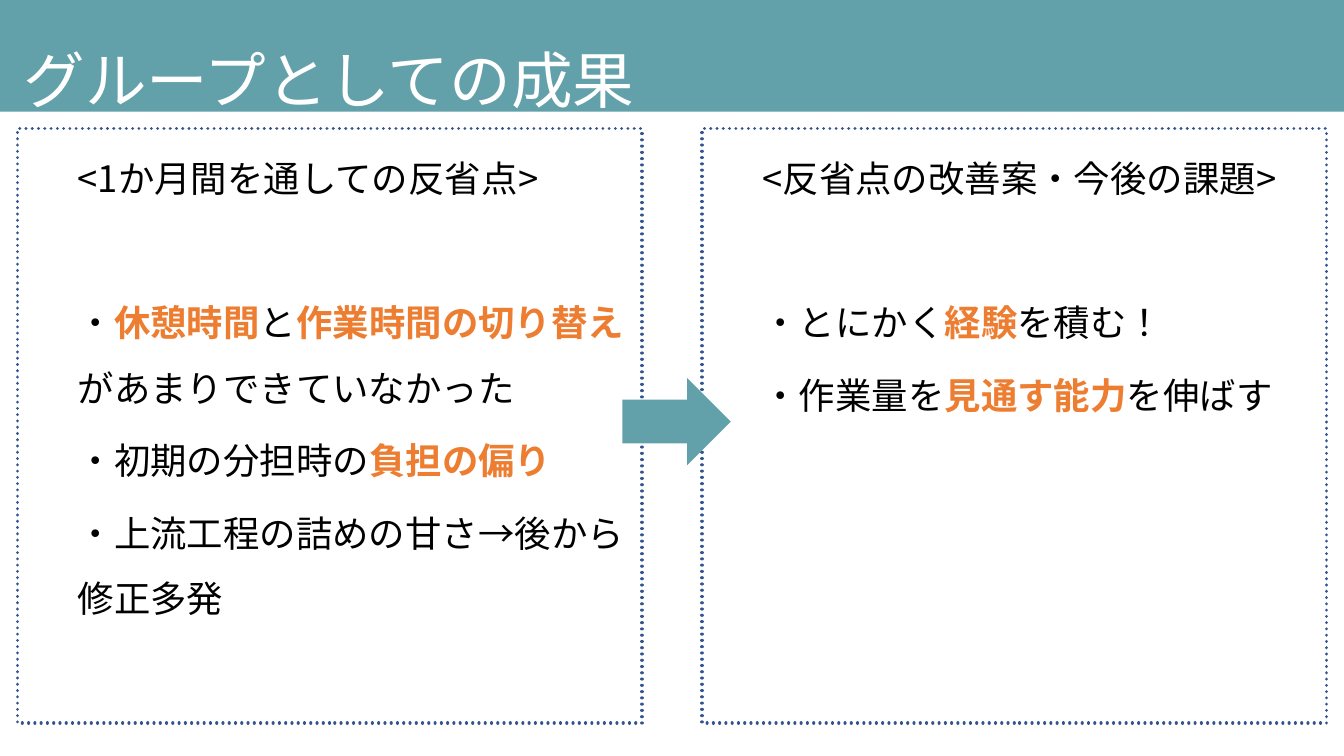
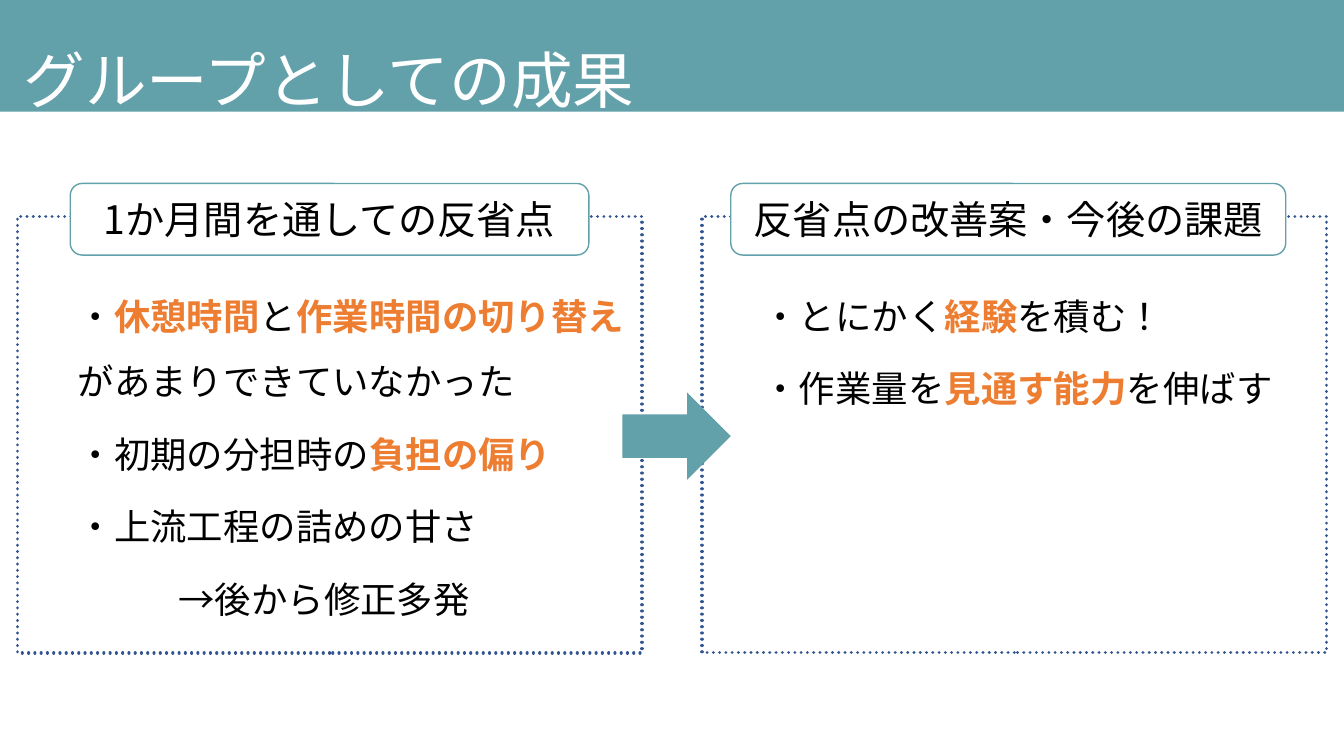
Before and after one commit to DOJO-2021/B-3, a slide deck: slide 12 of documents/発表スライド_ビーチサンダル.pptx. Drawn at 1344x756 pixels with LibreOffice and Linux fonts; fonts in the diff are those of the drawing. Boxes give left, top, right and bottom in pixels: in the first picture for what was removed or moved away, otherwise in the second. Text is boxed around its words. In the diff, an @@ line names an element or a change of style, - is before the commit and + after.

Commit message:
0628

```diff
--- a/documents/発表スライド_ビーチサンダル.pptx
+++ b/documents/発表スライド_ビーチサンダル.pptx
@@ text at [78, 161, 539, 195]: paragraph removed @@
-  <1か月間を通しての反省点>
@@ text in rectangle at [762, 161, 1276, 195]: paragraph removed @@
-  <反省点の改善案・今後の課題>
@@ rounded rectangle added at [71, 184, 589, 255], fill #FFFFFF, outline #62A0AA 1 pt, 28 pt, text #000000 @@
+1か月間を通しての反省点
@@ rounded rectangle added at [731, 184, 1287, 255], fill #FFFFFF, outline #62A0AA 1 pt, 28 pt, text #000000 @@
+反省点の改善案・今後の課題
@@ text "・休憩時間と作業時間の切り替えがあまりできていなかった": place and size @@
-text "・休憩時間と作業時間の切り替えがあまりできていなかった" at [17, 129, 642, 724]
+text "・休憩時間と作業時間の切り替えがあまりできていなかった" at [17, 217, 642, 653]
@@ rectangle "・とにかく経験を積む！": place and size @@
-rectangle "・とにかく経験を積む！" at [702, 129, 1327, 724]
+rectangle "・とにかく経験を積む！" at [702, 217, 1327, 653]
@@ right arrow: place and size @@
-right arrow at [622, 378, 731, 466]
+right arrow at [622, 392, 731, 480]
@@ text at [78, 509, 479, 616]: text changed @@
-  ・上流工程の詰めの甘さ→後から修正多発
+  ・上流工程の詰めの甘さ
+  →後から修正多発
```
Also in this commit, not shown: 1 other slide changed.
